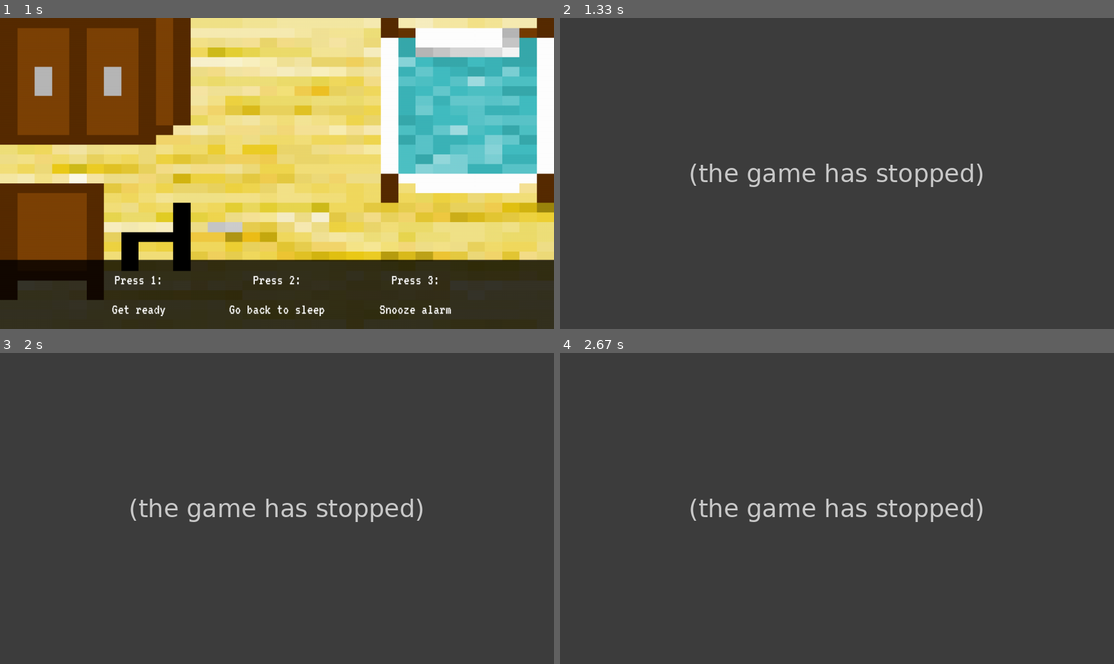
Above: before the commit, frames 1-4 (two rows, left to right).
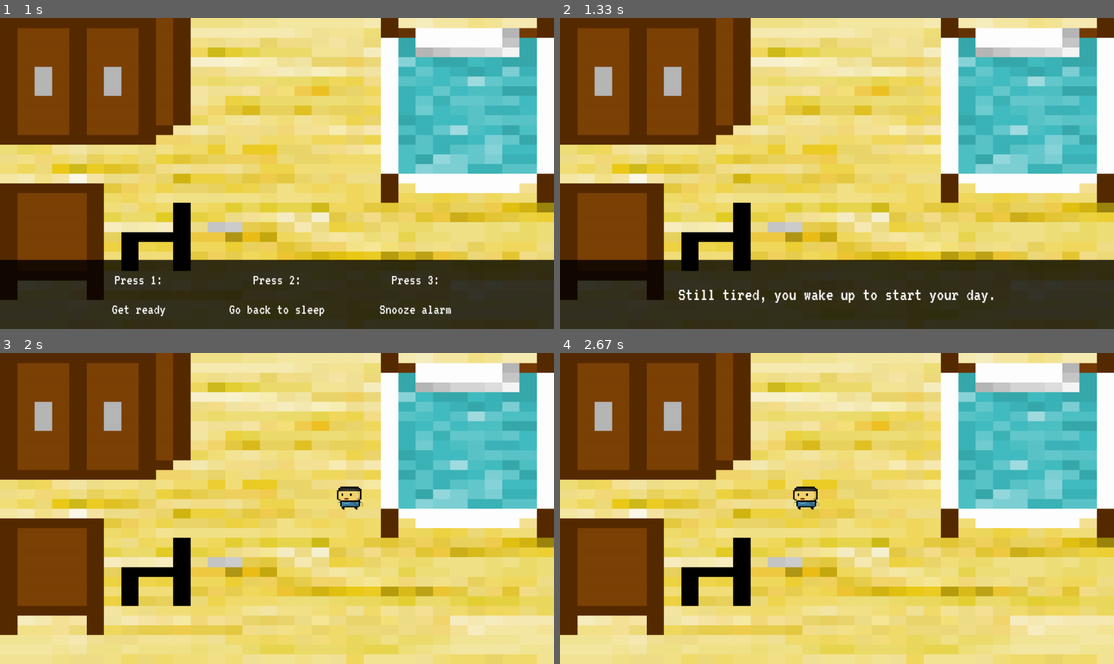
Above: after the commit, the same moments.

Repository: tymatt1/AnOrdinaryDay
Game: pygame game, started from src/main.py
Same seed, same stepped clock (60 frames per second), same inputs: the game is played once before the commit and once after it.
Inputs:
- Up to frame 1 (1 s): tap Space at 0.33, 0.67 s
- Up to frame 2 (1.33 s): tap 1 at 1 s
- Up to frame 3 (2 s): tap Space at 1.4, 1.7 s
- Up to frame 4 (2.67 s): no input

Frame 1 is identical in both runs. In frame 2, 99% of the frame differs, in the area x 0-100%, y 0-100%; in frame 3, 100%; in frame 4, 100%.
Error before the commit: IndexError: list index out of range (__init__.py line 79); the game stopped at 1 s (later frames are placeholders)

Commit message:
Update storyUI.py

Diff:
--- a/src/storyUI.py
+++ b/src/storyUI.py
@@ -132,8 +132,7 @@
                 if Input.getKey(i + 49):
                     if len(elem.choices[i][1]) == 2:
                         attributes.update({str(elem.choices[i][1][0]): str(elem.choices[i][1][1])})
-                    Assets.playSound(1)
-                    #pg.mixer.music.play()
+                    Assets.playSound(0)
                     elem.choices[i][2].start()
 
         if type(elem) is Character:
@@ -162,8 +161,7 @@
             if elem.current > elem.duration:
                 if self.index + 1 < len(self.elements):
                     self.index += 1
-                    Assets.playSound(1)
-                    # pg.mixer.music.play()
+                    Assets.playSound(0)
                 elif self.nextScene is not None: self.nextScene.start()
 
 
